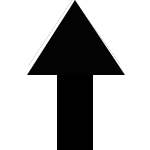
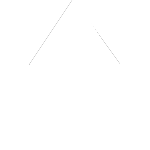
The second w=150, h=150 image is a revision of the first. Changes to its layers:
painted on "Layer 1" over [27, 0, 125, 75]
painted on "Rectangle 1" over [57, 75, 93, 150]
